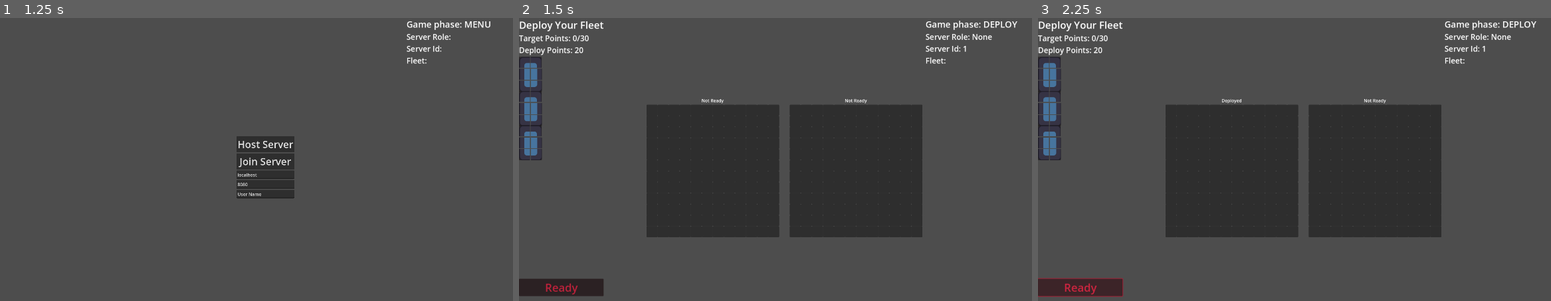
Above: before the commit, frames 1-3 (left to right).
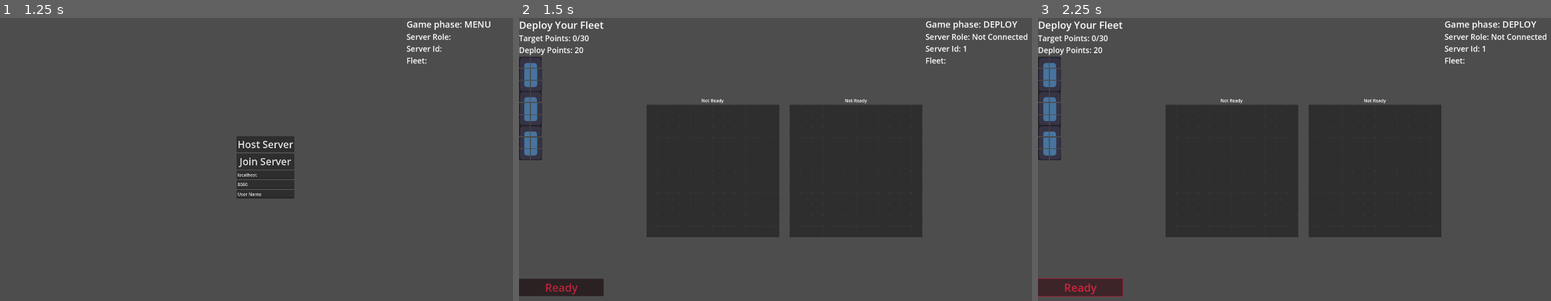
Above: after the commit, the same moments.

Repository: super-Colin/warboats
Game: Godot game, scene res://game.tscn
Same seed, same stepped clock (60 frames per second), same inputs: the game is played once before the commit and once after it. The engine's default icon, where the game draws it, is replaced by a stand-in: a white triangle on a blue panel in a dark square.
Inputs (mouse positions are in pixels of both pictures, inside the frame that each line leads up to):
- Up to frame 1 (1.25 s): tap Enter at 0.5 s; move the mouse to (384, 151) at 0.52 s; click (384, 151) at 0.6 s
- Up to frame 2 (1.5 s): click "Host Server" at 1.25 s
- Up to frame 3 (2.25 s): click "Ready" at 2 s

Frame 1 is identical in both runs. In frame 2, 0.1% of the frame differs, in the area x 90-100%, y 5-8%; in frame 3, 0.1%, in the area x 35-100%, y 5-31%.

Commit message:
pop for connection interuptions

Diff:
--- a/UI/deploy_menu.gd
+++ b/UI/deploy_menu.gd
@@ -1,11 +1,17 @@
 extends Control
 
+var delpoyConfirmable = false
 
 signal s_deployConfirmed
 
 func _ready() -> void:
-	%ReadyButton.pressed.connect(func():s_deployConfirmed.emit())
+	%ReadyButton.pressed.connect(tryDeploy)
 	deployCanNotBeConfirmed()
+
+
+func tryDeploy():
+	if delpoyConfirmable:
+		s_deployConfirmed.emit()
 
 func updateDeployPoints(pts):
 	%DeployPoints.text = "Deploy Points: " + str(pts)
@@ -14,7 +20,9 @@
 	%TargetPoints.text = "Target Points: " + str(current) + "/" + str(target)
 
 func deployCanNotBeConfirmed():
+	delpoyConfirmable = false
 	%ReadyButton.modulate = "d82643"
 
 func deployCanBeConfirmed():
+	delpoyConfirmable = true
 	%ReadyButton.modulate = "3dc300"
--- a/board.gd
+++ b/board.gd
@@ -8,7 +8,7 @@
 # Passed through the network each turn
 var shotsToPlayOut = {}
 var shotResultsForClient = [] # {"hit":false, "coords":Vector2.ZERO}, ...
-var shipPositions = {} # for passing the position of enemy ships
+#var shipPositions = {} # for passing the position of enemy ships
 # Local vars
 var turnNumber = 1
 var unconfirmedShots = 0
@@ -114,9 +114,71 @@
 @rpc("authority", "call_local", "reliable")
 func updateScoreLabels(scores):
 	#print("board - ", str(Network.id()), ", updating score labels:", scores)
-
 	%Grids/Friendly/Label.text = "Score: " + str(scores[Network.id()]) + " / " + str(minTargetPoints)
 	%Grids/Enemy/Label.text = "Score: " + str(scores[Network.otherPlayerId]) + " / " + str(minTargetPoints)
+
+
+
+func deployConfirmed():
+	%Grids/Friendly/Grid.lockShipsIntoPlace()
+	updateReadyStateLabels.rpc(Network.id(), %Grids/Friendly/Grid.getShipDicts())
+	var ships = %Grids/Friendly/Grid.getShipDicts()
+	# Don't send host's info to client
+	if not Network.isAuthority():
+		sendShipDicts.rpc(Network.id(), ships)
+	else:
+		registerPlayerShipDicts(Network.id(), ships)
+
+# Send ships and locations to host
+@rpc("any_peer", "call_remote", "reliable")
+func sendShipDicts(pId, shipsContainedDicts):
+	if Network.isAuthority():
+		registerPlayerShipDicts(pId, shipsContainedDicts)
+
+
+
+func registerPlayerShipDicts(pId, shipsDict):
+	if not Network.isAuthority():
+		return
+	Network.players[pId].shipsContained = shipsDict
+	Network.players[pId].ready = true
+	if Network.connected and Network.areAllPlayers("ready"):
+		addShipsToEnemyBoard(Network.players[Network.otherPlayerId].shipsContained)
+		_beginBattlePhase.rpc()
+
+
+@rpc("authority", "call_local", "reliable")
+func _beginBattlePhase():
+	#print("board - start battle")
+	$DeployMenu.visible = false
+	$BattleMenu.visible = true
+	#%Grids/Friendly/Grid.lockShipsIntoPlace()
+	Globals.currentBattlePhase = Globals.BattlePhases.BATTLE
+
+
+
+@rpc("any_peer", "call_local", "reliable")
+func updateReadyStateLabels(pId, gridShipsContainedDicts):
+	#print("board - ", Network.role," updating ready label state:  : ", gridShipsContainedDicts)
+	if pId == Network.id():
+		%Grids/Friendly/Label.text = "Deployed"
+	else:
+		%Grids/Enemy/Label.text = "Deployed"
+	#if not playersReady.has(pId):
+		#playersReady.append(pId)
+		#shipPositions[pId] = gridShipsContainedDicts
+	#if Network.isAuthority():
+		#Network.players["shipPositions"] = gridShipsContainedDicts
+		#if Network.areAllPlayers("ready"):
+			#addShipsToEnemyBoard(shipPositions[Network.otherPlayerId])
+			#_beginBattlePhase.rpc()
+
+
+
+
+
+
+
 
 
 
@@ -155,7 +217,6 @@
 	#print("board -  shots to play out: ", shotsToPlayOut)
 	if Network.isAuthority() and shotsToPlayOut.size() == 2:
 			#print("board - [host] both players have confirmed shots: ", shotsToPlayOut)
-			#playOutConfirmedShots.rpc()
 			handleConfirmedShots_host()
 
 
@@ -185,28 +246,6 @@
 
 
 
-@rpc("any_peer", "call_local", "reliable")
-func updateReadyStateLabels(pId, gridShipsContainedDicts):
-	#print("board - ", Network.role," updating ready label state:  : ", gridShipsContainedDicts)
-	if pId == Network.id():
-		%Grids/Friendly/Label.text = "Deployed"
-	else:
-		%Grids/Enemy/Label.text = "Deployed"
-	if not playersReady.has(pId):
-		playersReady.append(pId)
-		shipPositions[pId] = gridShipsContainedDicts
-	if Network.isAuthority() and playersReady.size() == 2:
-		#print("board - both players ready")
-		#shipPositions[Network.otherPlayerId]
-		addShipsToEnemyBoard(shipPositions[Network.otherPlayerId])
-		_beginBattlePhase.rpc()
-
-
-func deployConfirmed():
-	updateReadyStateLabels.rpc(Network.id(), %Grids/Friendly/Grid.getShipDicts())
-	#if not Network.isAuthority():
-	#else:
-
 
 
 
@@ -216,14 +255,6 @@
 		%Grids/Enemy/Grid.addShipFromDict(sd, true)
 
 
-@rpc("authority", "call_local", "reliable")
-func _beginBattlePhase():
-	#print("board - start battle")
-	playersReady = []
-	$DeployMenu.visible = false
-	$BattleMenu.visible = true
-	%Grids/Friendly/Grid.lockShipsIntoPlace()
-	Globals.currentBattlePhase = Globals.BattlePhases.BATTLE
 
 
 func _boardUpdated():
--- a/game.tscn
+++ b/game.tscn
@@ -1,8 +1,9 @@
-[gd_scene load_steps=5 format=3 uid="uid://be72kyjs10j0x"]
+[gd_scene load_steps=6 format=3 uid="uid://be72kyjs10j0x"]
 
 [ext_resource type="Script" path="res://game.gd" id="1_hl5wc"]
 [ext_resource type="PackedScene" uid="uid://ugyxohxdxp8f" path="res://board.tscn" id="3_wcsvu"]
 [ext_resource type="PackedScene" uid="uid://64o0w5isorff" path="res://UI/debug_panel.tscn" id="4_ur8tl"]
+[ext_resource type="PackedScene" uid="uid://dqpgfqn4vounp" path="res://pop_up.tscn" id="5_cd6qj"]
 [ext_resource type="PackedScene" uid="uid://tw30s3tgimup" path="res://UI/multiplayer_menu.tscn" id="5_p7d0p"]
 
 [node name="Game" type="Control"]
@@ -29,3 +30,7 @@
 anchor_top = 0.0
 anchor_right = 1.0
 anchor_bottom = 1.0
+
+[node name="PopUpMessage" parent="." instance=ExtResource("5_cd6qj")]
+visible = false
+layout_mode = 1
--- a/globals.gd
+++ b/globals.gd
@@ -13,6 +13,7 @@
 
 var friendlyGrid:Node
 var enemyGrid:Node
+var popUpMessage:Node
 #var boardRef:Node
 
 enum BattlePhases {MENU=0, DEPLOY=1, BATTLE=2, BATTLE_OVER=3}
--- a/network_manager.gd
+++ b/network_manager.gd
@@ -9,16 +9,22 @@
 # General Update Signals
 signal s_networkStatusChanged
 
+signal s_popupWorthyMessage(msg:String)
 
 var otherPlayerId # for convience in a 2 player only game
-var role:String = "None" # for printing / debugging
+var role:String = "Not Connected" # for printing / debugging
+var connected:bool = false
 
 # Host only vars
 var maxClients:int = 2
 var truth={} # this is what the host will update and supply info to clients from
 var players={} # a list of player network id's that will contain info like ready, score, etc.
 
+var popUpMessageFunction:Callable
 
+
+func setPopUpMessageFunction(newFunc:Callable):
+	popUpMessageFunction = newFunc
 
 #func addCustomPlayerVars(varsWithDefaultsDict):
 
@@ -39,13 +45,15 @@
 func areAllPlayers(property:String, desiredValue=true, defaultValue=null):
 	var allPlayersAre = true
 	for p in players:
-		if p.has(property):
-			if p[property] != desiredValue:
+		if players[p].has(property):
+			if players[p][property] != desiredValue:
+				print("network - player [", p, "]:  ", property, " != ", players[p][property])
 				allPlayersAre = false
 		else:
 			allPlayersAre = false
 			if defaultValue != null: # if a default was supplied
-				p[property] = defaultValue
+				players[p][property] = defaultValue
+	print("network [", id(),"] - all players are:  ", property, " == ", allPlayersAre)
 	return allPlayersAre
 
 # setAllPlayers("score", 0)
@@ -98,7 +106,10 @@
 func setRole():
 	if isAuthority():
 		role = "Host"
-	role = "Client"
+	elif connected:
+		role = "Client"
+	else:
+		role = "Not Connected"
 
 
 
@@ -111,17 +122,21 @@
 	addNewPlayer(id)
 	setRole()
 	otherPlayerId = id
+	connected = true
 	s_otherPlayerConnected.emit()
 	s_networkStatusChanged.emit()
 
 func _peer_disconnected(id:int):
 	print("network [host] - Player %s disconnected" % id)
 	removePlayer(id)
+	connected = false
+	s_popupWorthyMessage.emit("peer disconnected")
 	s_networkStatusChanged.emit()
 
 # Client
 func _connected_to_server():
 	otherPlayerId = 1 # since we're only dealing with 2 players at a time
+	connected = true
 	print("network [client] - connected to server")
 	setRole()
 	s_connectedAsClient.emit()
@@ -129,9 +144,15 @@
 	s_networkStatusChanged.emit()
 
 func _connection_failed():
+	connected = false
+	setRole()
 	s_networkStatusChanged.emit()
+	s_popupWorthyMessage.emit("Failed to connect")
 	print("network [client] - connection failed")
 
 func _server_disconnected():
+	connected = false
+	setRole()
 	print("network [client] - server disconnected")
+	s_popupWorthyMessage.emit("Host disconnected")
 	s_networkStatusChanged.emit()
--- /dev/null
+++ b/pop_up.gd
@@ -0,0 +1,15 @@
+extends Control
+
+
+# Called when the node enters the scene tree for the first time.
+func _ready() -> void:
+	Globals.popUpMessage = $'.'
+	%ConfirmButton.pressed.connect(closePopUp)
+	Network.s_popupWorthyMessage.connect(newMessage)
+
+func newMessage(newMessage:String):
+	%Message.text = newMessage
+	$'.'.visible = true
+
+func closePopUp():
+	$'.'.visible = false
--- /dev/null
+++ b/pop_up.tscn
@@ -0,0 +1,60 @@
+[gd_scene load_steps=2 format=3 uid="uid://dqpgfqn4vounp"]
+
+[ext_resource type="Script" path="res://pop_up.gd" id="1_pfjen"]
+
+[node name="PopUpMessage" type="Control"]
+layout_mode = 3
+anchors_preset = 15
+anchor_right = 1.0
+anchor_bottom = 1.0
+grow_horizontal = 2
+grow_vertical = 2
+script = ExtResource("1_pfjen")
+
+[node name="Panel" type="Panel" parent="."]
+custom_minimum_size = Vector2(300, 200)
+layout_mode = 1
+anchors_preset = 8
+anchor_left = 0.5
+anchor_top = 0.5
+anchor_right = 0.5
+anchor_bottom = 0.5
+offset_left = -20.0
+offset_top = -20.0
+offset_right = 20.0
+offset_bottom = 20.0
+grow_horizontal = 2
+grow_vertical = 2
+
+[node name="MarginContainer" type="MarginContainer" parent="Panel"]
+layout_mode = 1
+anchors_preset = 15
+anchor_right = 1.0
+anchor_bottom = 1.0
+grow_horizontal = 2
+grow_vertical = 2
+theme_override_constants/margin_left = 10
+theme_override_constants/margin_top = 10
+theme_override_constants/margin_right = 10
+theme_override_constants/margin_bottom = 10
+
+[node name="VBoxContainer" type="VBoxContainer" parent="Panel/MarginContainer"]
+layout_mode = 2
+alignment = 1
+
+[node name="Message" type="Label" parent="Panel/MarginContainer/VBoxContainer"]
+unique_name_in_owner = true
+layout_mode = 2
+text = "Message"
+horizontal_alignment = 1
+
+[node name="MarginContainer" type="MarginContainer" parent="Panel/MarginContainer/VBoxContainer"]
+layout_mode = 2
+theme_override_constants/margin_top = 20
+
+[node name="ConfirmButton" type="Button" parent="Panel/MarginContainer/VBoxContainer"]
+unique_name_in_owner = true
+custom_minimum_size = Vector2(100, 0)
+layout_mode = 2
+size_flags_horizontal = 4
+text = "OK"
Not shown, added: z_notes.txt
